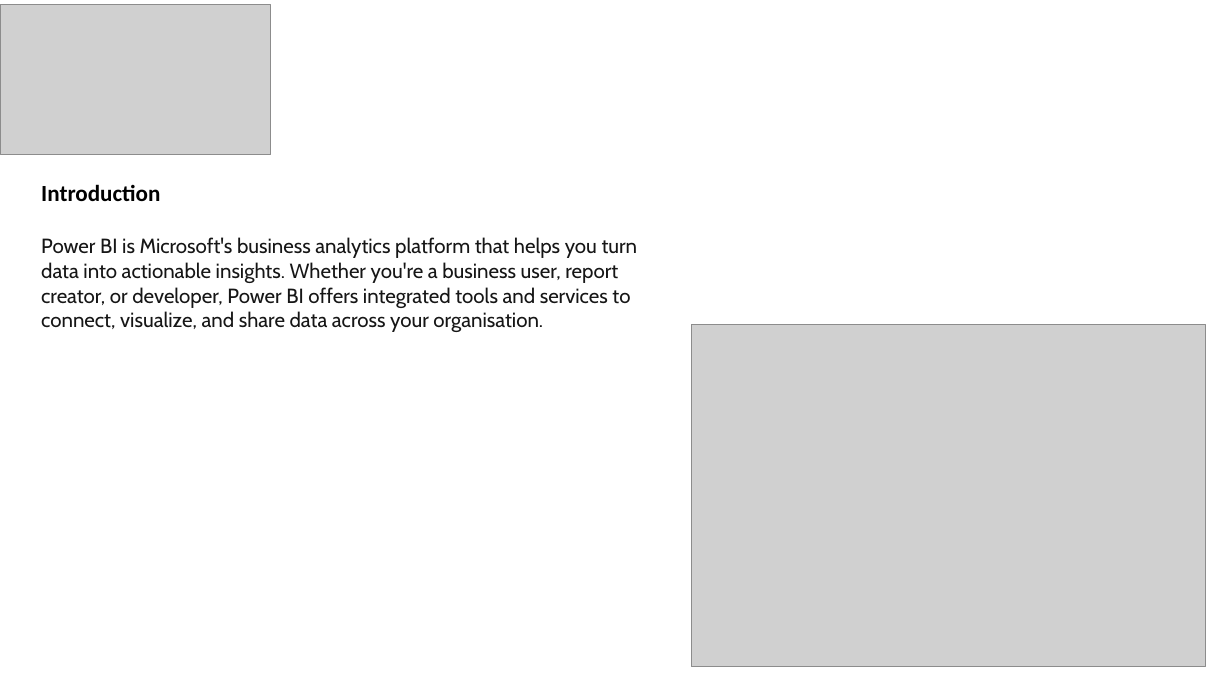
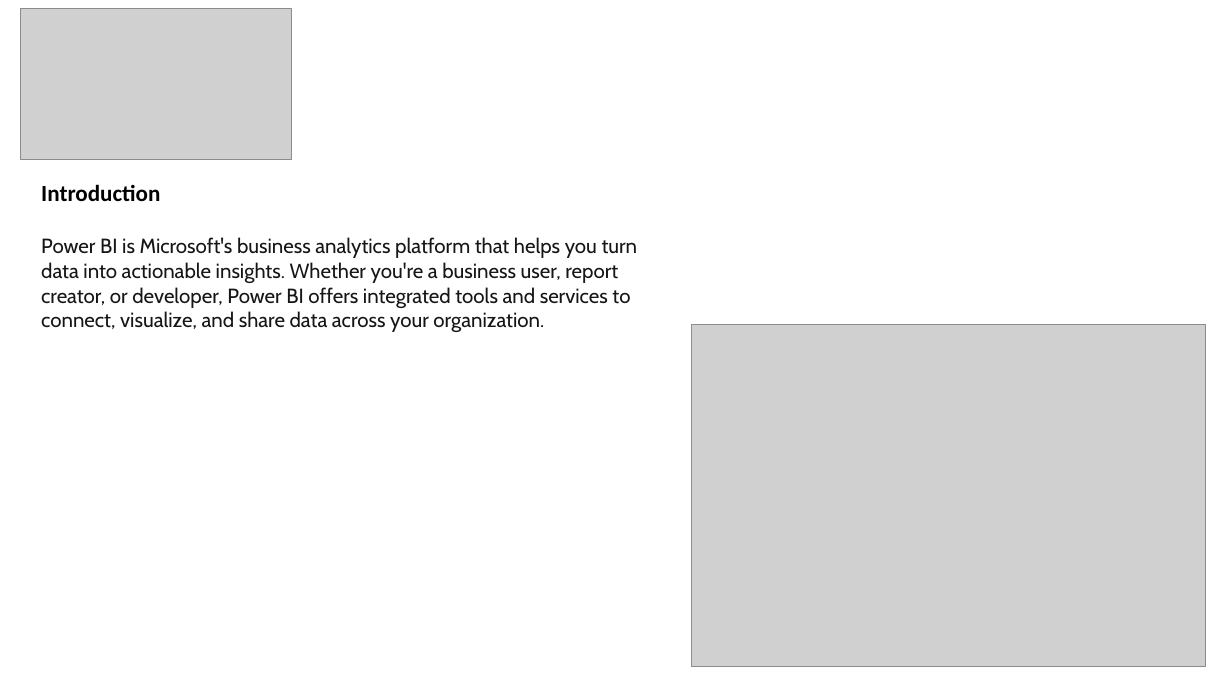
Before and after one commit to paulrot26/Module4, a slide deck: slide 1 of PowerBI.pptx. Drawn at 1232x693 pixels with LibreOffice and Linux fonts; fonts in the diff are those of the drawing; grey boxes stand for pictures. Boxes give left, top, right and bottom in pixels: in the first picture for what was removed or moved away, otherwise in the second. Text is boxed around its words. In the diff, an @@ line names an element or a change of style, - is before the commit and + after.

```diff
--- a/PowerBI.pptx
+++ b/PowerBI.pptx
@@ picture: place and size @@
-picture at [0, 5, 271, 155]
+picture at [21, 9, 292, 160]
@@ text at [41, 237, 638, 332]: text changed @@
-Power BI is Microsoft's business analytics platform that helps you turn data into actionable insights. Whether you're a business user, report creator, or developer, Power BI offers integrated tools and services to connect, visualize, and share data across your organisation.
+Power BI is Microsoft's business analytics platform that helps you turn data into actionable insights. Whether you're a business user, report creator, or developer, Power BI offers integrated tools and services to connect, visualize, and share data across your organization.
```
Also in this commit, not shown: 4 other slides changed, 2 slides added.
